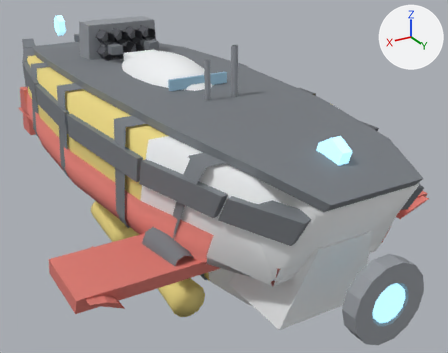
An edit to the OBJ model assets/models/yukikaze.obj, drawn before and after from the same camera.
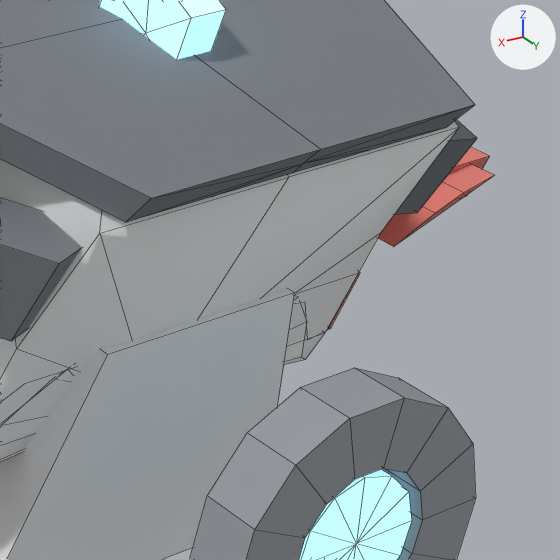
Each version is shown whole from a camera (50 mm lens) standing at (29.8, 66.2, 27.5) and looking at (-6.3, 5.9, -2.6), then close up on the part from 64% to 100% of the width and 42% to 87% of the height. Arrows for +X, +Y and +Z are at upper right; the lights stay in place. The older version's two pictures come first. The close-ups show mesh edges as thin lines. Where no turn or scale is listed for an object, it has been applied to the vertices. Vertices at exactly the same position are counted once.

In view in the first close-up: 'yukikaze'.
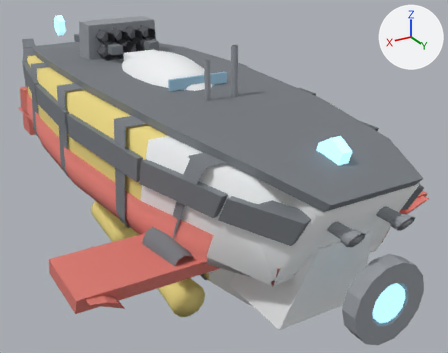
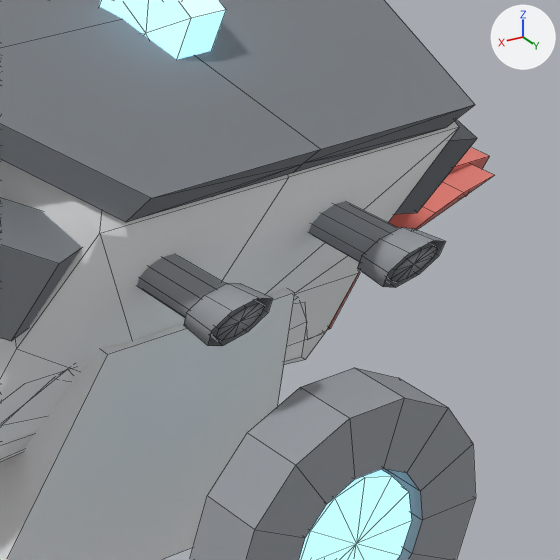
Diff of the bpy script that builds the scene:
```diff
--- a/assets/models/yukikaze.obj.py
+++ b/assets/models/yukikaze.obj.py
@@ me_yukikaze @@
 # used by ob_yukikaze; location = (0.0, 0.0, 0.0)
-me_yukikaze.from_pydata(...)  # 2424 vertices, 2163 faces; spans x -19.0..19.0, y -40.0..40.0, z -12.4..15.7
+me_yukikaze.from_pydata(...)  # 2493 vertices, 2219 faces; spans x -19.0..19.0, y -40.0..40.0, z -12.4..15.7
+# me_yukikaze part 1
+# 126 vertices are added at x -4.2..4.2, y 28.4..38.7, z 5.0..7.3
+# 16 new vertices lie (0.0, 0.6, 1.0) away from vertices in x -3.4..3.4, y 29.5..31.5, z 5.0
+# 12 new vertices lie (0.5, 0.1, 0.2) away from vertices in x -2.9..2.4, y 32.9..38.7, z 5.7..6.9
+# 6 new vertices lie (0.5, -0.1, -0.2) away from vertices in x -2.4..2.4, y 33.7..38.8, z 7.1
+# 6 new vertices lie (0.2, -0.3, -0.5) away from vertices in x -1.9..2.9, y 33.6..38.7, z 6.9
+# 6 new vertices lie (-0.2, -0.3, -0.5) away from vertices in x -2.9..1.9, y 33.6..38.7, z 6.9
+# 6 new vertices lie (-0.5, 0.1, 0.2) away from vertices in x -2.4..2.4, y 32.9..38.0, z 5.7
+# 8 new vertices lie (3.4, 0.0, 0.0) away from vertices in x -4.1..0.7, y 28.8..33.6, z 6.2
+# 8 new vertices lie (0.0, 1.0, 0.0) away from vertices in x -3.8..3.8, y 33.0..33.4, z 6.0..6.7
+# 6 new vertices lie (0.0, 5.2, 0.0) away from vertices in x -2.8..2.8, y 33.2..33.4, z 6.4..6.7
+# 152 new faces join them, mat_gun_metal (grey #969ba0)
+# 24 new faces join them, mat_hull_grey (white #f0f2f4)
+# 6 new faces join them, mat_deck_dark (grey #777c81)
+# other edits to the shape of me_yukikaze do not show in these pictures
 me_yukikaze.materials.append(mat_hull_white)
```

What differs and where, as boxes (x1, y1, x2, y2) in the close-ups (560 x 560 px):
part 1 of me_yukikaze, added: after (137, 201, 446, 346)
